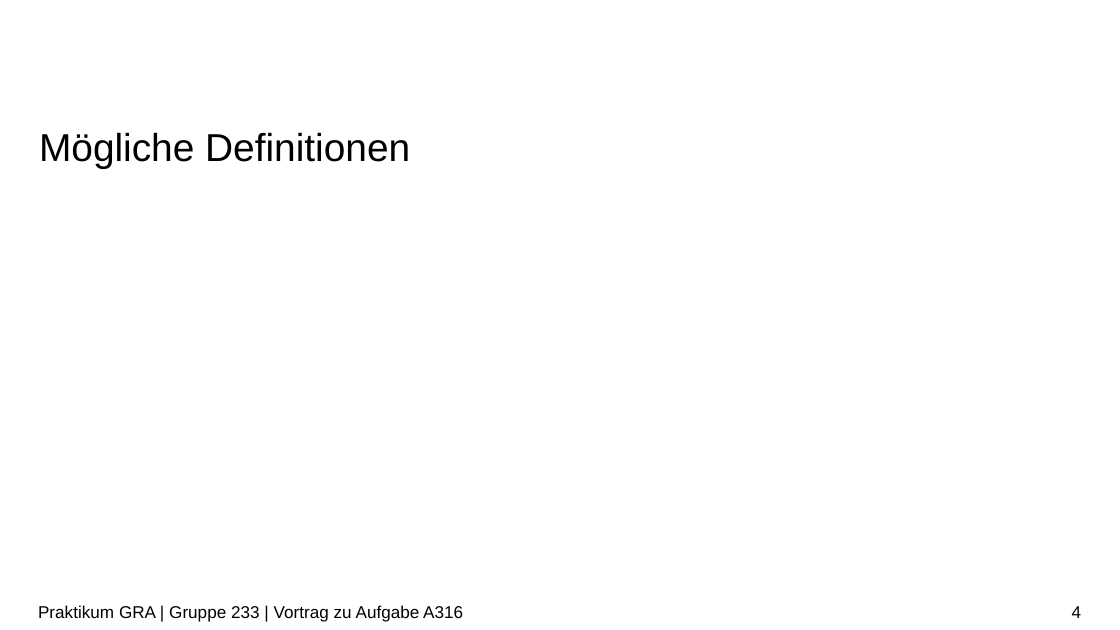
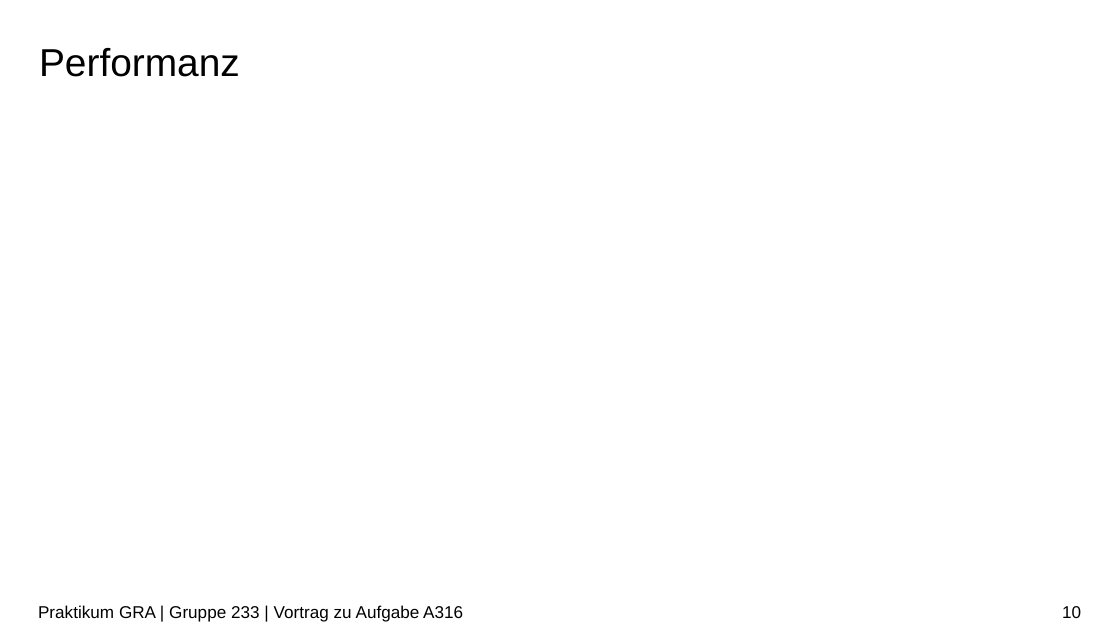
Before and after one commit to ludwiggr/ArSinH, a slide deck: slide 10 of Vortrag/Vortrag.pptx (slide 4 before the commit). Drawn at 1120x630 pixels with LibreOffice and Linux fonts; fonts in the diff are those of the drawing; grey boxes stand for pictures; background and template pictures are left out. Boxes give left, top, right and bottom in pixels: in the first picture for what was removed or moved away, otherwise in the second. Text is boxed around its words. In the diff, an @@ line names an element or a change of style, - is before the commit and + after.

```diff
--- a/Vortrag/Vortrag.pptx
+++ b/Vortrag/Vortrag.pptx
@@ title added at bbox=[39, 48, 240, 77], 25 pt, text #000000 @@
+Performanz
@@ title removed at bbox=[39, 132, 410, 168] @@
-Mögliche Definitionen
@@ page number at bbox=[1062, 606, 1081, 618]: text changed @@
-4
+10
```
Also in this commit, not shown: 13 other slides changed, 3 slides added, 1 slide removed, 5 other files.
